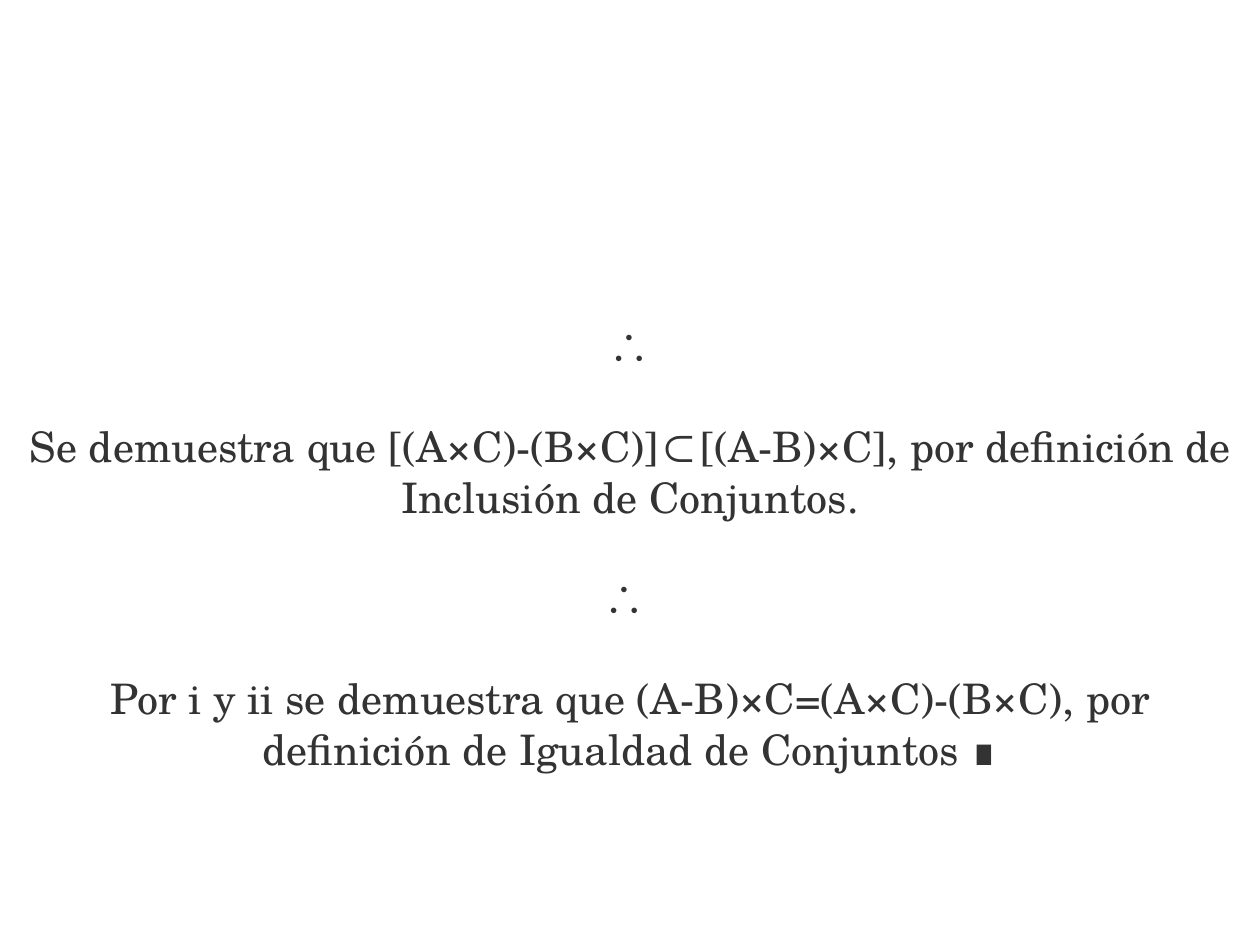
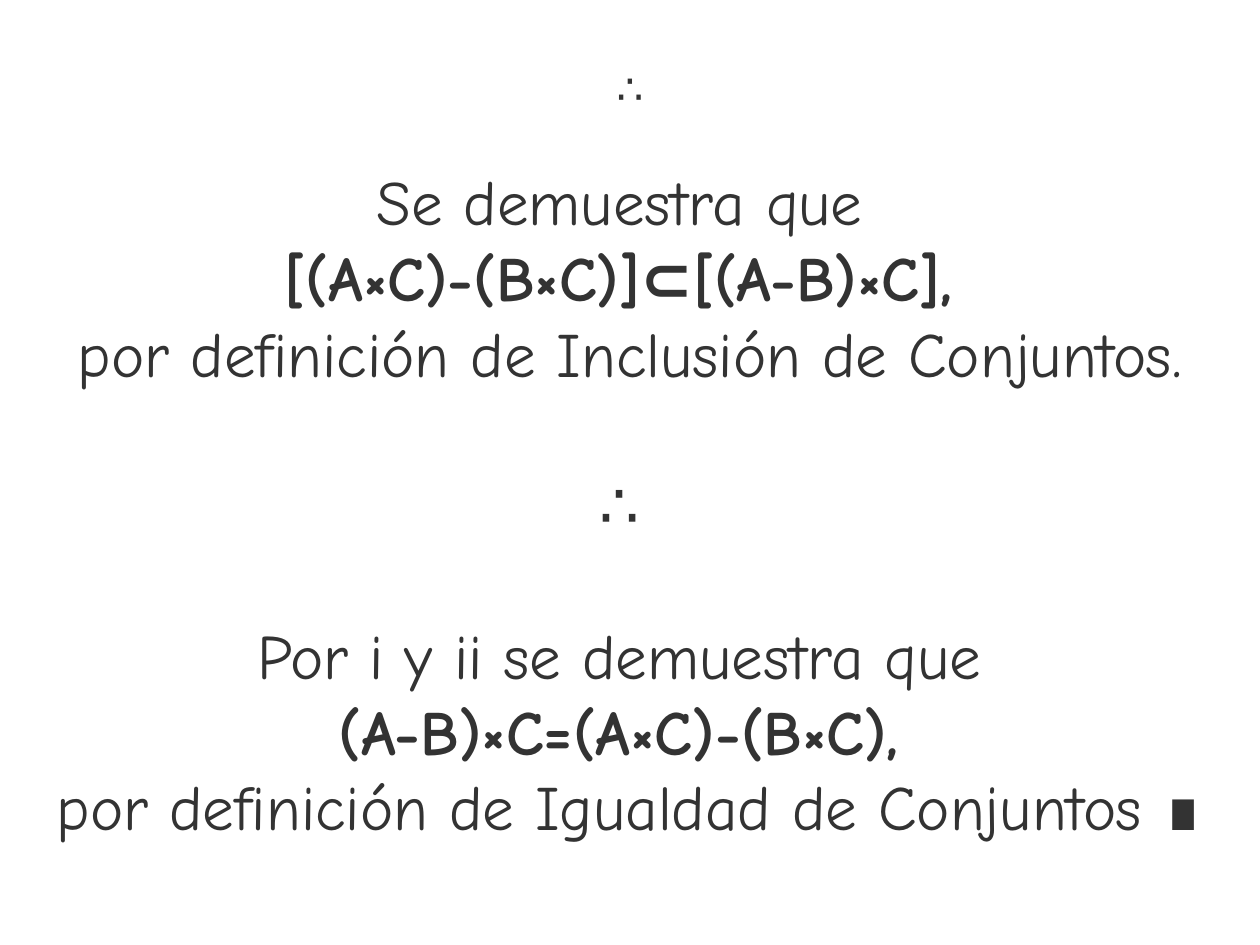
Before and after one commit to jc-gi/tc, a slide deck: slide 64 of slides/Def_Teo_Demostracion.ppt (slide 52 before the commit). Drawn at 1260x945 pixels with LibreOffice and Linux fonts; fonts in the diff are those of the drawing. Boxes give left, top, right and bottom in pixels: in the first picture for what was removed or moved away, otherwise in the second. Text is boxed around its words. In the diff, an @@ line names an element or a change of style, - is before the commit and + after.

```diff
--- a/slides/Def_Teo_Demostracion.ppt
+++ b/slides/Def_Teo_Demostracion.ppt
@@ text "∴" moved from (x1=30, y1=431, x2=1230, y2=774) to (x1=57, y1=181, x2=1182, y2=843) @@
@@ text "∴" at (x1=57, y1=181, x2=1182, y2=843): font TeX Gyre Schola to Comic Neue in "∴", "∴"; size 24 to 36 pt in "∴" @@
@@ text at (x1=78, y1=181, x2=1182, y2=390): text changed; size 24 to 36 pt; font TeX Gyre Schola to Comic Neue @@
-Se demuestra que [(A×C)-(B×C)]⊂[(A-B)×C], por definición de Inclusión de Conjuntos.
+Se demuestra que
+[(A×C)-(B×C)]⊂[(A-B)×C],
+por definición de Inclusión de Conjuntos.
@@ text at (x1=57, y1=635, x2=1142, y2=843): text changed; size 24 to 36 pt; font TeX Gyre Schola to Comic Neue @@
-Por i y ii se demuestra que (A-B)×C=(A×C)-(B×C), por definición de Igualdad de Conjuntos ∎
+Por i y ii se demuestra que
+(A-B)×C=(A×C)-(B×C),
+por definición de Igualdad de Conjuntos ∎
```
Also in this commit, not shown: 55 other slides changed, 26 slides added, 1 slide removed, 2 other files.
